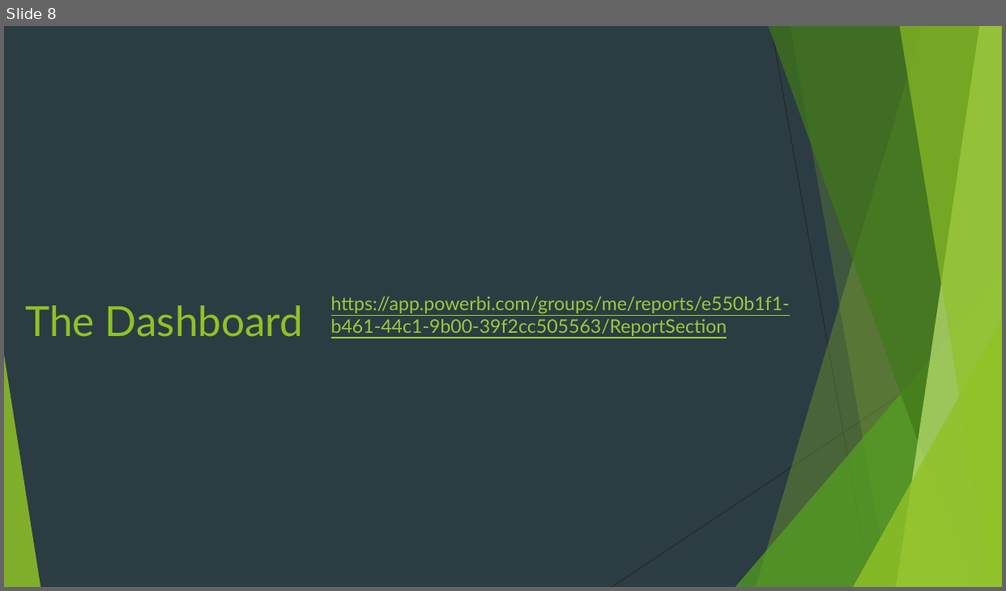
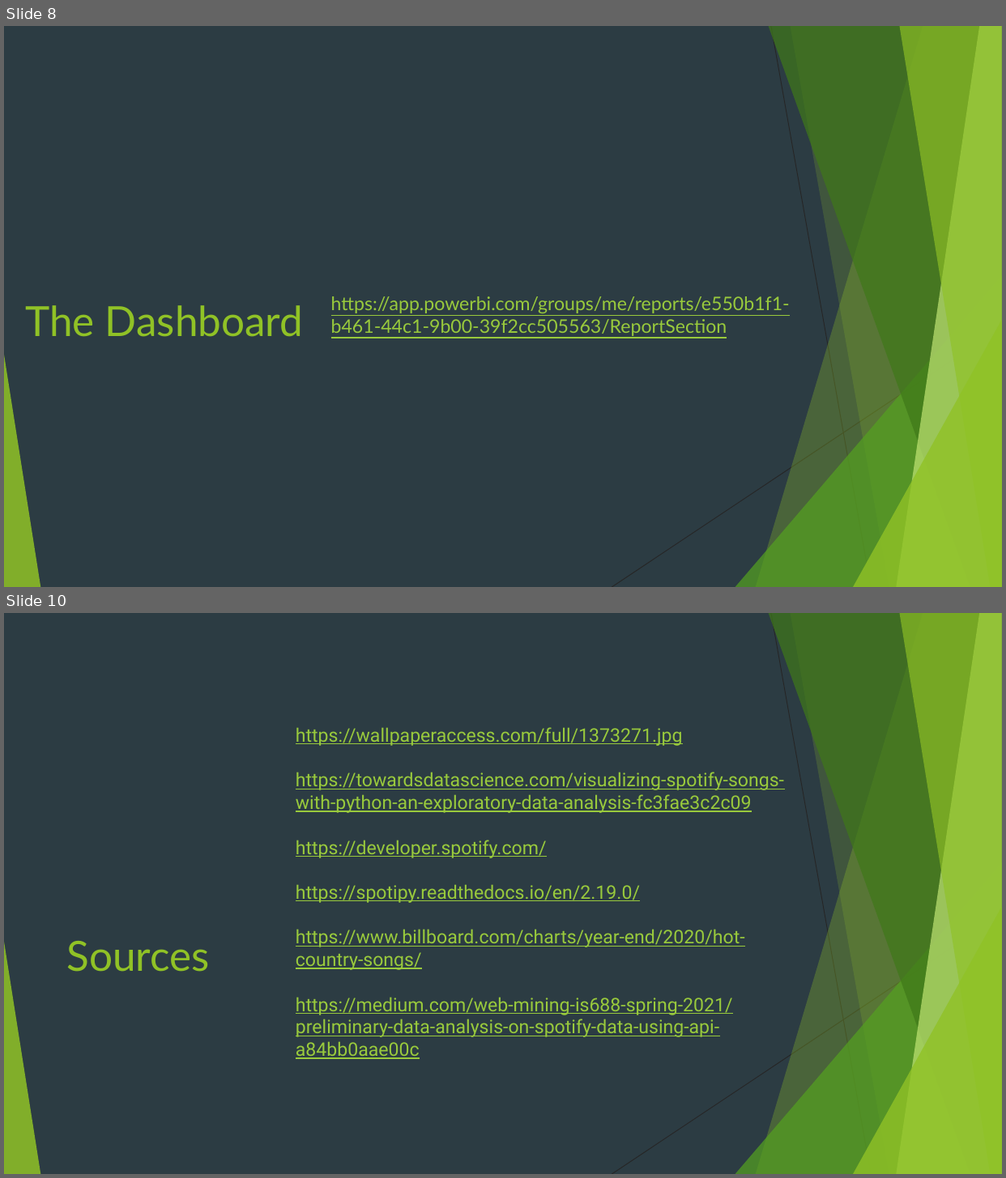
Before and after one commit to Ryan-Maurer/Visualizing-Country-Music, a slide deck: Visualizing Country Music - Exploring Country Music's Changes Since the 1960s.pptx. Shown one above the other, each under a label of ours: slide 8 before the commit, slides 8 and 10 after it; the slides between them are not shown. The pictures are 1006x591 and 1006x1178 pixels, drawn with LibreOffice and Linux fonts; fonts in the diff are those of the drawing; background and template pictures are left out. Boxes give left, top, right and bottom in pixels: in the first picture for what was removed or moved away, otherwise in the second. Text is boxed around its words. In the diff, an @@ line names an element or a change of style, - is before the commit and + after.

```diff
--- a/Visualizing Country Music - Exploring Country Music's Changes Since the 1960s.pptx
+++ b/Visualizing Country Music - Exploring Country Music's Changes Since the 1960s.pptx
@@ slide 10 added at box(4, 613, 1002, 1174), background #2C3C43; not listed: 10 template elements that a slide beside it also shows @@
@@ text added at box(296, 727, 784, 1059), 18 pt, text #99CA3C, underline @@
+https://wallpaperaccess.com/full/1373271.jpg
+https://towardsdatascience.com/visualizing-spotify-songs-with-python-an-exploratory-data-analysis-fc3fae3c2c09
+https://developer.spotify.com/
+https://spotipy.readthedocs.io/en/2.19.0/
+https://www.billboard.com/charts/year-end/2020/hot-country-songs/
+https://medium.com/web-mining-is688-spring-2021/preliminary-data-analysis-on-spotify-data-using-api-a84bb0aae00c
@@ title added at box(67, 941, 210, 972), 40 pt, text #90C226 @@
+Sources
```
Also in this commit, not shown: 2 slides changed, 2 other slides added, 2 slides removed, 8 other files.
